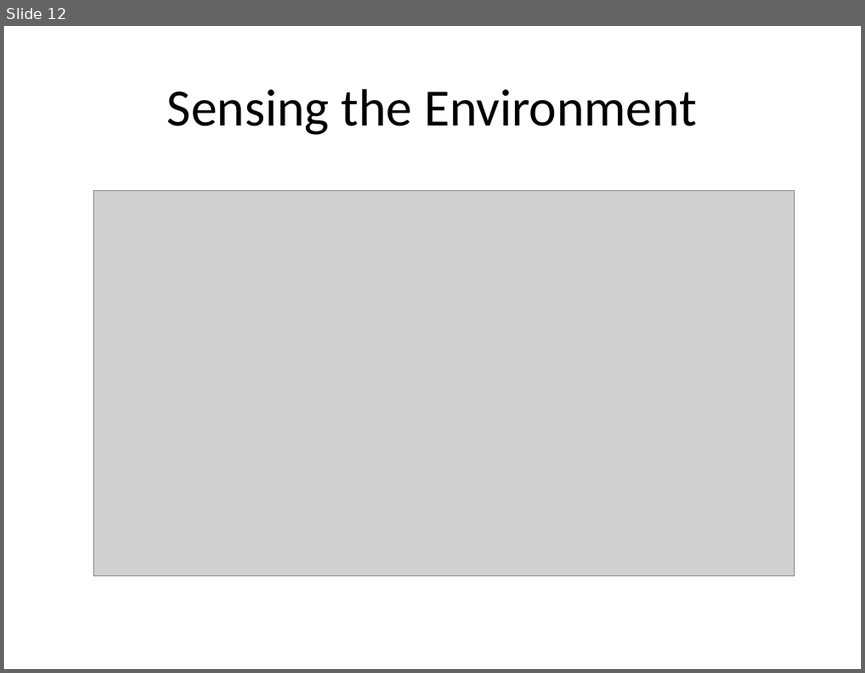
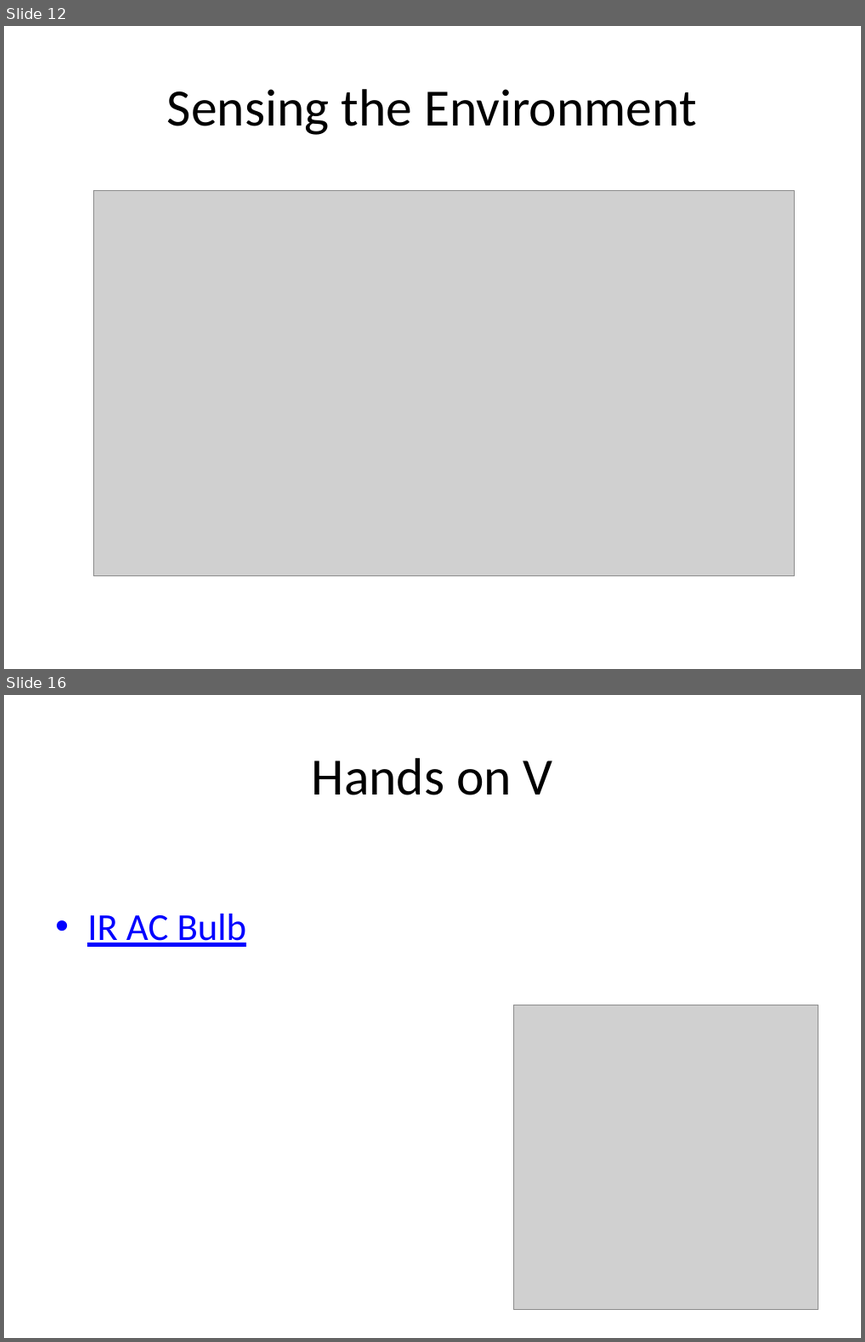
Before and after one commit to doothings/Arduino-101, a slide deck: Presentation.pptx. Shown one above the other, each under a label of ours: slide 12 before the commit, slides 12 and 16 after it; the slides between them are not shown. The pictures are 865x673 and 865x1342 pixels, drawn with LibreOffice and Linux fonts; fonts in the diff are those of the drawing; grey boxes stand for pictures. Boxes give left, top, right and bottom in pixels: in the first picture for what was removed or moved away, otherwise in the second. Text is boxed around its words. In the diff, an @@ line names an element or a change of style, - is before the commit and + after.

```diff
--- a/Presentation.pptx
+++ b/Presentation.pptx
@@ slide 16 added at (4, 695, 861, 1338), background #FFFFFF @@
@@ title added at (312, 758, 553, 795), 44 pt, text #000000 @@
+Hands on V
@@ text added at (87, 913, 247, 947), 32 pt, text #0000FF, underline @@
+• IR AC Bulb
@@ picture added at (513, 1004, 818, 1310) @@
```
Also in this commit, not shown: 6 slides changed, 1 other slide added, 1 slide removed, 1 other file.
